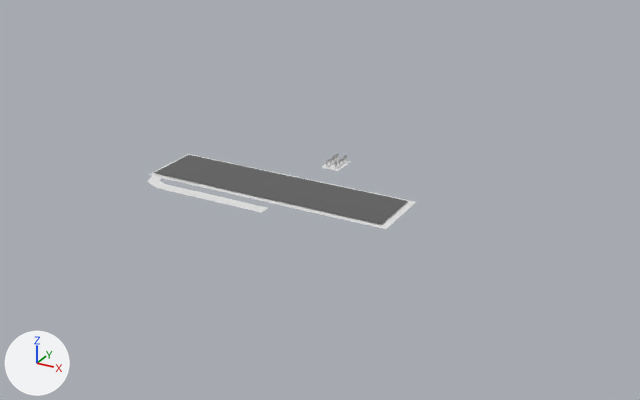
One commit to the Blender file lyddaero/lydd-airport.blend: the scene before it, then after it.
Before and after are seen from a 50 mm lens placed at (1919.0, -3219.0, 1596.0), pointed at (73.0, 138.0, -83.0). Lighting does not change. The marker at lower left points along +X, +Y and +Z.

Objects in the first picture: 'ILS GROUND', 'ILS GROUND.001', 'Twy A', 'grass', 'rwy12/03'.
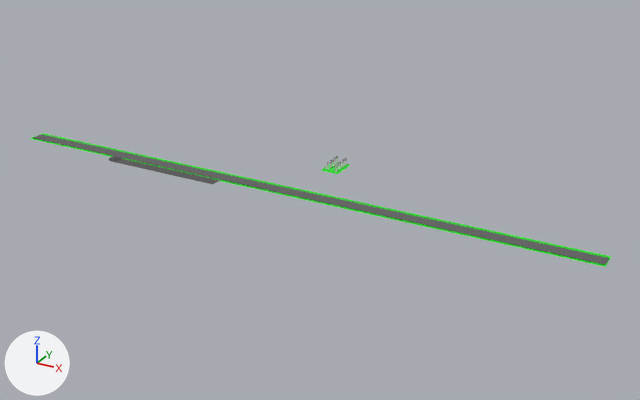
ob_twy_a33 is not drawn itself; it is used by a modifier of ob_twy_a.

Changed parts and their boxes (x1, y1, x2, y2) in the pictures (640 x 400 px):
'rwy12/03', moved, rescaled (127% wider, 89% taller): before (154, 155, 407, 224); after (33, 134, 609, 265)
'grass', recoloured, moved, rescaled (116% wider, 78% taller): before (148, 154, 416, 229); after (30, 133, 611, 267)
'Twy A', recoloured, moved, rescaled (7% narrower, 24% shorter): before (147, 176, 268, 213); after (108, 156, 220, 184)
'ILS GROUND.001', moved: before (330, 161, 350, 171); after (330, 164, 350, 174)
'ILS GROUND', moved: before (321, 159, 339, 169); after (321, 162, 339, 172)

Edits to the bpy script that builds the scene:
```text
Add mat_material_002:
    mat_material_002 = principled_material('Material.002')
    mat_material_002.base_color = (0.0871, 0.0871, 0.0871)  # dark grey #535353
Add mat_material:
    mat_material = principled_material('Material')
    mat_material.base_color = (0.00133, 0.8, 0.00259)  # green #04e709
Change me_plane_002:
    where me_plane_002.from_pydata(...)  # 4 vertices, 1 face; spans x -1.0..1.0, y -1.0..1.0, z 0.0
    add me_plane_002.materials.append(mat_material)  # green #04e709
Change me_plane_001:
    where me_plane_001.from_pydata(...)  # 18 vertices, 8 faces; spans x -1.0..1.0, y -1.0..1.0, z 0.0
    add me_plane_001.materials.append(mat_material_002)  # dark grey #535353
Change ob_rwy12_03:
    ob_rwy12_03.location: (-84.0, 3.0, 5.0) -> (-84.0, 3.0, -6.0)
    ob_rwy12_03.scale: (602.0, 140.0, 3.04) -> (1500.0, 32.0, 27.1)
Change ob_grass:
    ob_grass.location: (-75.0, 0.0, 0.0) -> (-87.0, 7.0, -8.0)
    ob_grass.scale: (627.0, 161.0, 15.9) -> (1510.0, 50.0, 19.3)
Change ob_twy_a:
    ob_twy_a.location: (-568.0, -240.0, 0.0) -> (-999.0, -68.0, -7.0)
    ob_twy_a.scale: (30.9, 29.0, -1.84) -> (33.6, 29.0, -1.84)
Change ob_twy_a33:
    ob_twy_a33.location: (-566.4, -161.5, 6.87) -> (-988.9, -63.2, 1.813)
Change ob_ils_ground:
    ob_ils_ground.location: (0.0, 390.0, 0.0) -> (0.0, 390.0, -16.0)
Change ob_ils_ground_001:
    ob_ils_ground_001.location: (47.0, 390.0, 0.0) -> (47.0, 390.0, -16.0)
```
